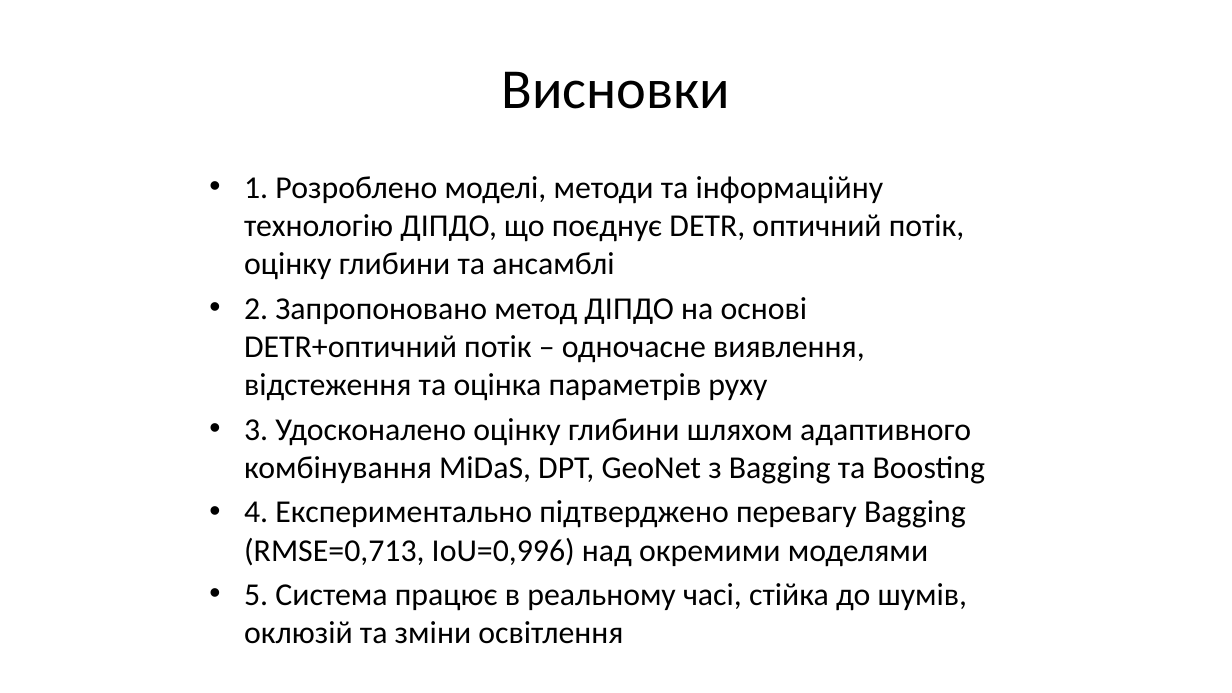
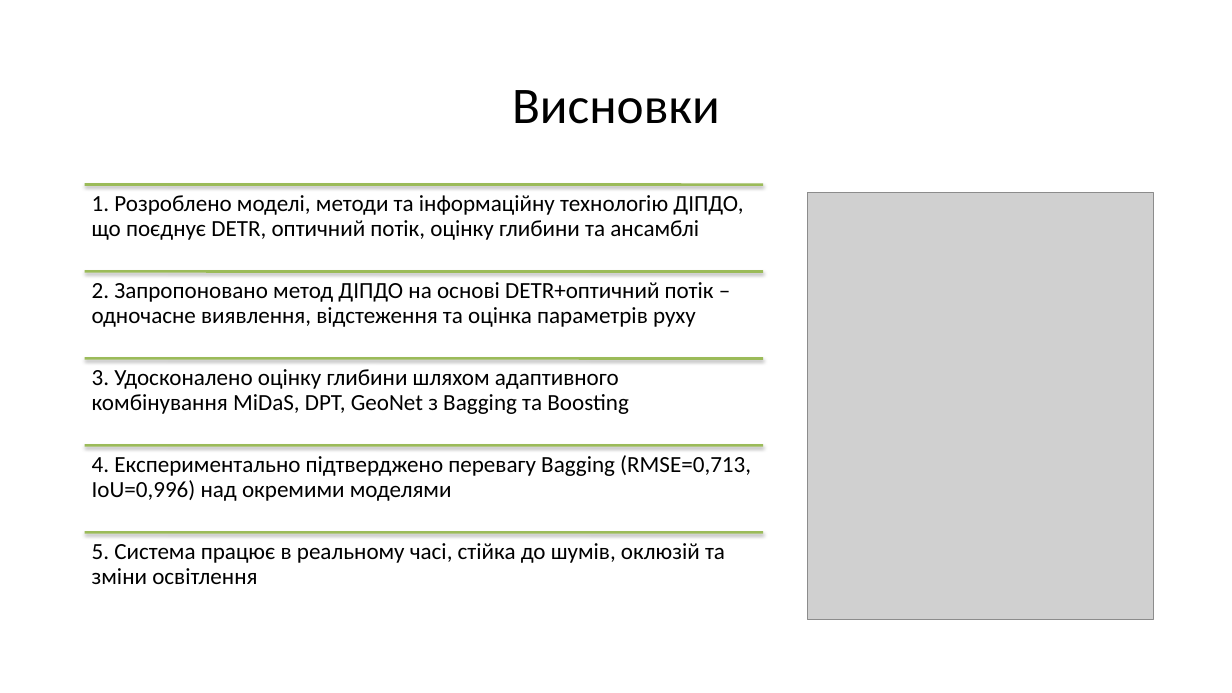
Before and after one commit to ly0wenka/dis_f, a slide deck: slide 36 of dissertation_Kondratov_full_37slides.pptx. Drawn at 1232x693 pixels with LibreOffice and Linux fonts; fonts in the diff are those of the drawing; grey boxes stand for pictures. Boxes give left, top, right and bottom in pixels: in the first picture for what was removed or moved away, otherwise in the second. Text is boxed around its words. In the diff, an @@ line names an element or a change of style, - is before the commit and + after.

```diff
--- a/dissertation_Kondratov_full_37slides.pptx
+++ b/dissertation_Kondratov_full_37slides.pptx
@@ title "Висновки": place and size @@
-title "Висновки" at [501,71,730,109]
+title "Висновки" at [512,90,720,124]
@@ title "Висновки" at [512,90,720,124]: size 44 to 40 pt @@
@@ text removed at [244,176,985,611] @@
-• 1. Розроблено моделі, методи та інформаційну технологію ДІПДО, що поєднує DETR, оптичний потік, оцінку глибини та ансамблі
-• 2. Запропоновано метод ДІПДО на основі DETR+оптичний потік – одночасне виявлення, відстеження та оцінка параметрів руху
-• 3. Удосконалено оцінку глибини шляхом адаптивного комбінування MiDaS, DPT, GeoNet з Bagging та Boosting
-• 4. Експериментально підтверджено перевагу Bagging (RMSE=0,713, IoU=0,996) над окремими моделями
-• 5. Система працює в реальному часі, стійка до шумів, оклюзій та зміни освітлення
@@ picture added at [808,192,1153,619] @@
@@ group added at [85,185,763,584]: 5 lines, 5 texts @@
+1. Розроблено моделі, методи та інформаційну технологію ДІПДО, що поєднує DETR, оптичний потік, оцінку глибини та ансамблі
+2. Запропоновано метод ДІПДО на основі DETR+оптичний потік – одночасне виявлення, відстеження та оцінка параметрів руху
+3. Удосконалено оцінку глибини шляхом адаптивного комбінування MiDaS, DPT, GeoNet з Bagging та Boosting
+4. Експериментально підтверджено перевагу Bagging (RMSE=0,713, IoU=0,996) над окремими моделями
+5. Система працює в реальному часі, стійка до шумів, оклюзій та зміни освітлення
```
Also in this commit, not shown: 36 other slides changed, 1 other file.
